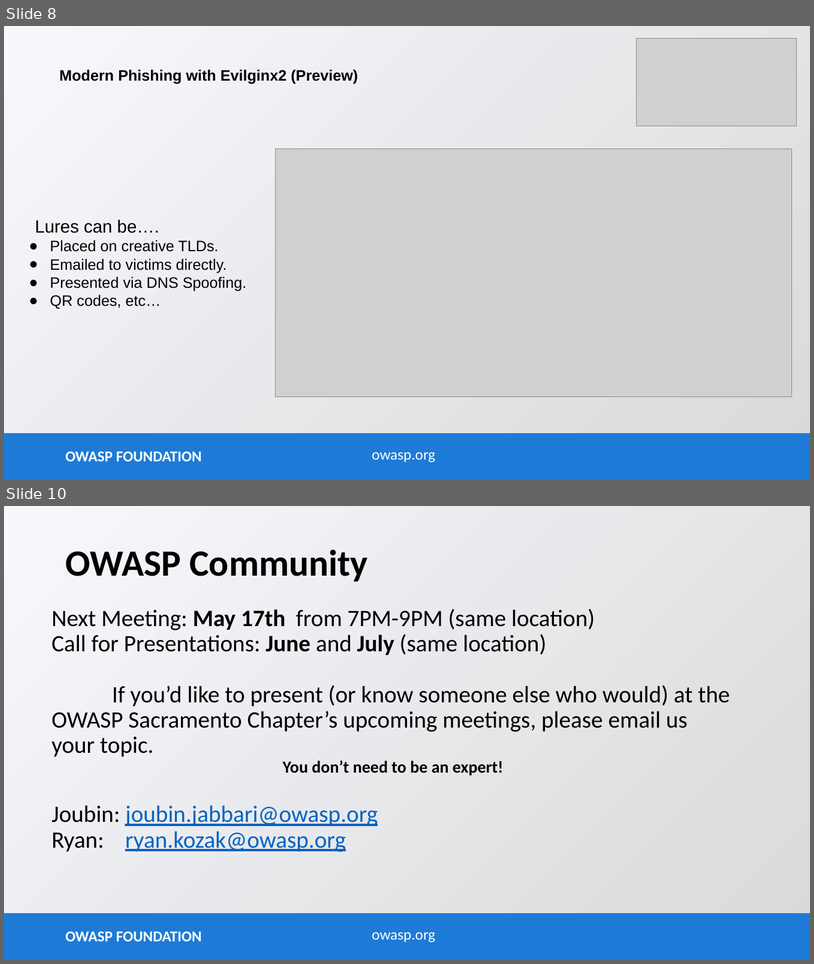
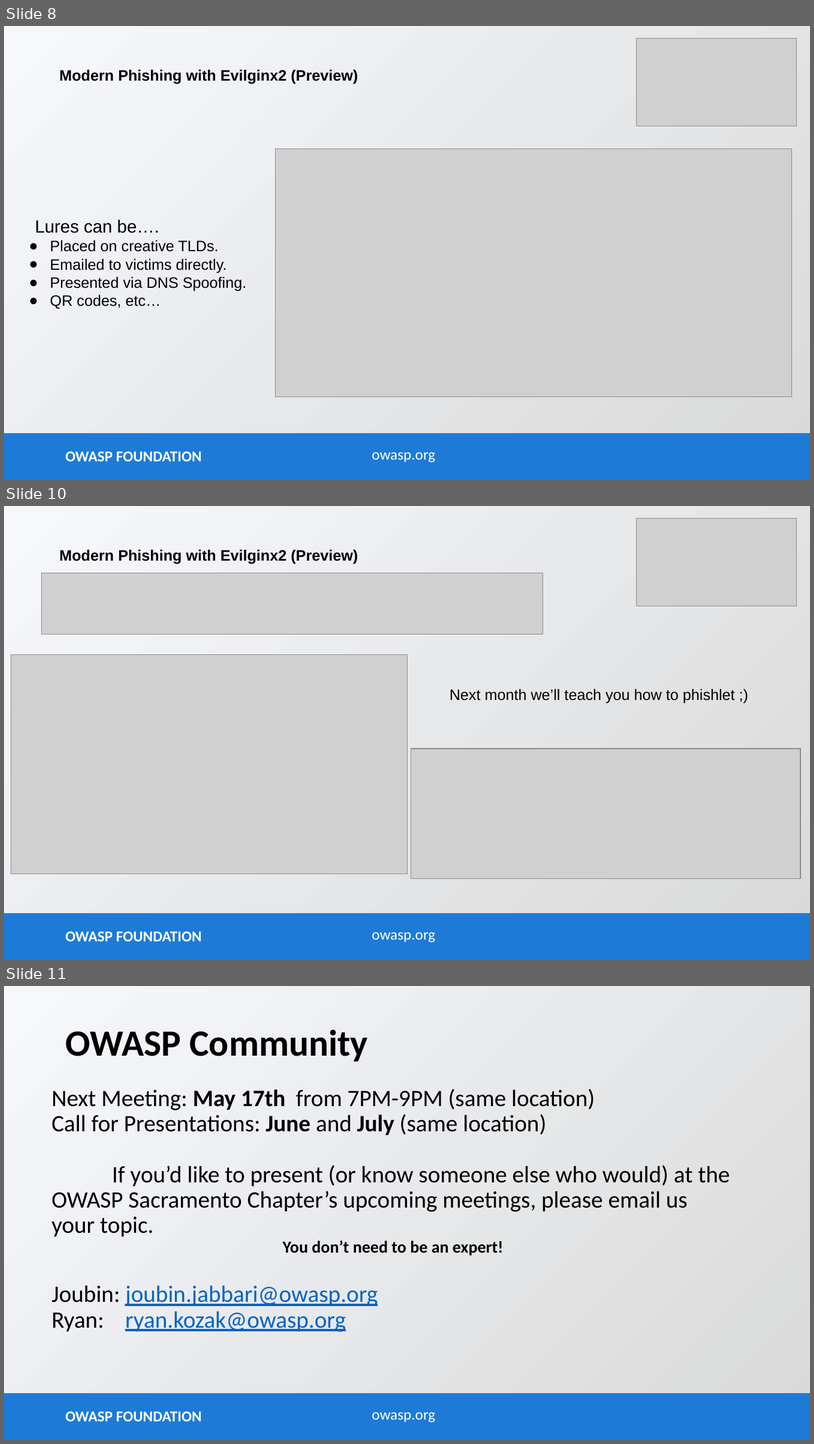
Before and after one commit to OWASP/www-chapter-sacramento, a slide deck: assets/slides/2023-April.pptx. Shown one above the other, each under a label of ours: slides 8 and 10 before the commit, slides 8, 10 and 11 after it; the slides between them are not shown. The pictures are 814x964 and 814x1444 pixels, drawn with LibreOffice and Linux fonts; fonts in the diff are those of the drawing; grey boxes stand for pictures. Boxes give left, top, right and bottom in pixels: in the first picture for what was removed or moved away, otherwise in the second. Text is boxed around its words. In the diff, an @@ line names an element or a change of style, - is before the commit and + after.

```diff
--- a/assets/slides/2023-April.pptx
+++ b/assets/slides/2023-April.pptx
@@ slide 10 added at [4,506,810,960], background gradient #D9D9D9 to #F6F8FC; not listed: 3 template elements that a slide beside it also shows @@
@@ picture added at [637,518,797,606] @@
@@ title added at [59,549,358,564], 18 pt, text #000000, bold @@
+Modern Phishing with Evilginx2 (Preview)
@@ picture added at [42,573,543,634] @@
@@ picture added at [11,655,407,874] @@
@@ text added at [450,688,735,703], 18 pt, text #000000 @@
+Next month we’ll teach you how to phishlet ;)
@@ picture added at [411,748,801,879] @@
@@ what was slide 10 is now slide 11 @@
```
Also in this commit, not shown: 1 slide changed, 1 other file.
